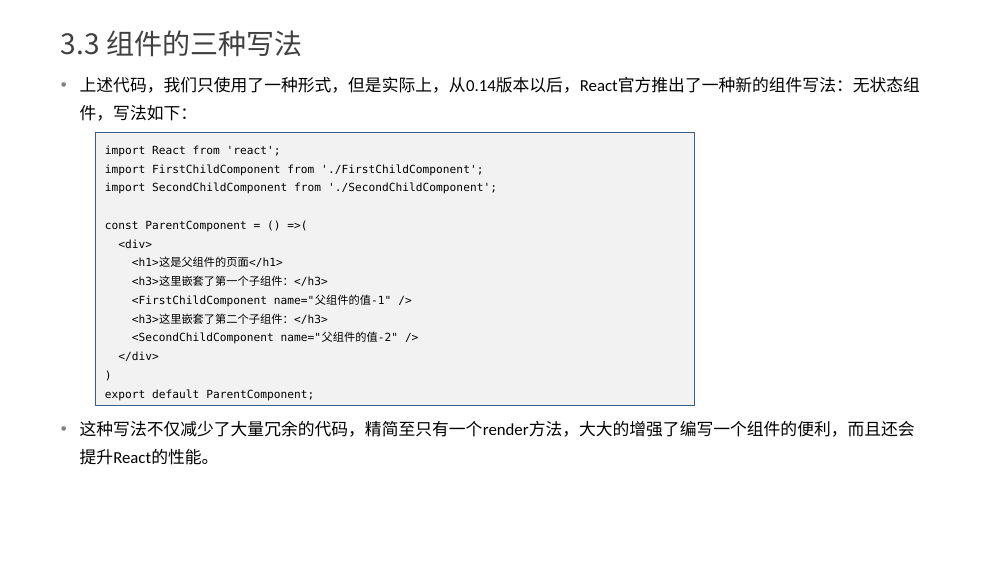
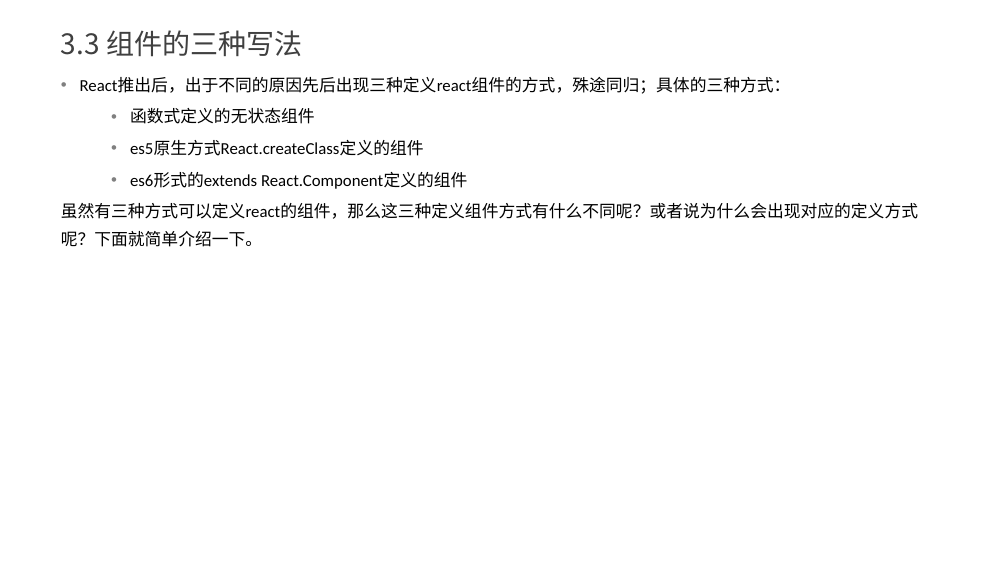
Before and after one commit to yxl2628/reactjs, a slide deck: slide 26 of ppt/01 React基础.pptx. Drawn at 1008x567 pixels with LibreOffice and Linux fonts; fonts in the diff are those of the drawing. Boxes give left, top, right and bottom in pixels: in the first picture for what was removed or moved away, otherwise in the second. Text is boxed around its words. In the diff, an @@ line names an element or a change of style, - is before the commit and + after.

```diff
--- a/ppt/01 React基础.pptx
+++ b/ppt/01 React基础.pptx
@@ text at (61,77,918,247): text changed @@
-• 上述代码，我们只使用了一种形式，但是实际上，从0.14版本以后，React官方推出了一种新的组件写法：无状态组件，写法如下：
-• 这种写法不仅减少了大量冗余的代码，精简至只有一个render方法，大大的增强了编写一个组件的便利，而且还会提升React的性能。
+• React推出后，出于不同的原因先后出现三种定义react组件的方式，殊途同归；具体的三种方式：
+  • 函数式定义的无状态组件
+  • es5原生方式React.createClass定义的组件
+  • es6形式的extends React.Component定义的组件
+虽然有三种方式可以定义react的组件，那么这三种定义组件方式有什么不同呢？或者说为什么会出现对应的定义方式呢？下面就简单介绍一下。
@@ rectangle removed at (95,133,695,406) @@
-import React from 'react';
-import FirstChildComponent from './FirstChildComponent';
-import SecondChildComponent from './SecondChildComponent';
-const ParentComponent = () =>(
-<div>
-<h1>这是父组件的页面</h1>
-<h3>这里嵌套了第一个子组件：</h3>
-<FirstChildComponent name="父组件的值-1" />
-<h3>这里嵌套了第二个子组件：</h3>
-<SecondChildComponent name="父组件的值-2" />
-</div>
-)
-export default ParentComponent;
```
Also in this commit, not shown: 1 other slide changed, 6 slides added, 1 slide removed, 1 other file.
